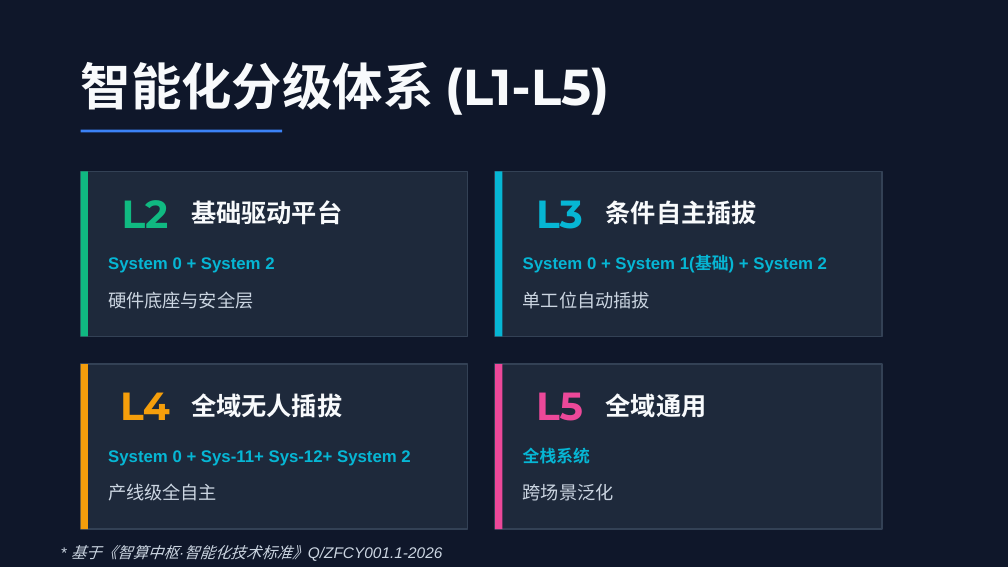
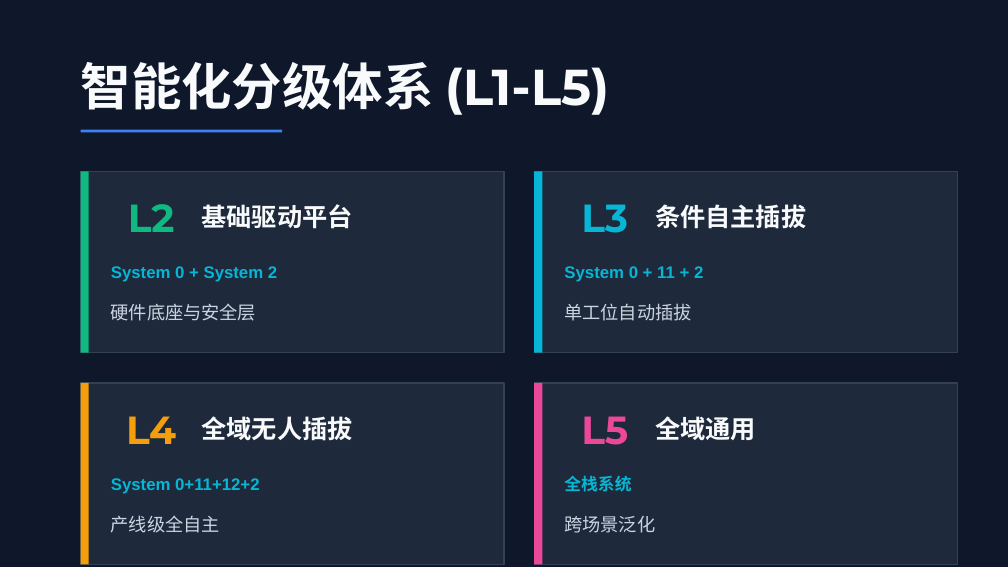
Before and after one commit to MikeBMW/lerobot-smolvla-lew, a slide deck: slide 3 of docs/Z-MAX管理层汇报.pptx (slide 2 before the commit). Drawn at 1008x567 pixels with LibreOffice and Linux fonts; fonts in the diff are those of the drawing. Boxes give left, top, right and bottom in pixels: in the first picture for what was removed or moved away, otherwise in the second. Text is boxed around its words. In the diff, an @@ line names an element or a change of style, - is before the commit and + after.

```diff
--- a/docs/Z-MAX管理层汇报.pptx
+++ b/docs/Z-MAX管理层汇报.pptx
@@ rectangle: place and size @@
-rectangle at (81, 171, 88, 337)
+rectangle at (81, 171, 89, 353)
@@ rectangle: place and size @@
-rectangle at (81, 171, 468, 337)
+rectangle at (81, 171, 504, 353)
@@ rectangle: place and size @@
-rectangle at (495, 171, 502, 337)
+rectangle at (534, 171, 542, 353)
@@ rectangle: place and size @@
-rectangle at (495, 171, 882, 337)
+rectangle at (534, 171, 958, 353)
@@ text "L2": place and size @@
-text "L2" at (122, 200, 169, 228)
+text "L2" at (128, 204, 175, 232)
@@ text "基础驱动平台": place and size @@
-text "基础驱动平台" at (191, 200, 342, 225)
+text "基础驱动平台" at (202, 204, 353, 229)
@@ text "L3": place and size @@
-text "L3" at (536, 200, 583, 229)
+text "L3" at (581, 204, 628, 233)
@@ text "条件自主插拔": place and size @@
-text "条件自主插拔" at (606, 200, 757, 225)
+text "条件自主插拔" at (655, 204, 806, 229)
@@ text "System 0 + System 2": place and size @@
-text "System 0 + System 2" at (108, 257, 274, 273)
+text "System 0 + System 2" at (111, 266, 277, 282)
@@ text at (564, 266, 703, 282): text changed @@
-System 0 + System 1(基础) + System 2
+System 0 + 11 + 2
@@ text "硬件底座与安全层": place and size @@
-text "硬件底座与安全层" at (108, 291, 253, 309)
+text "硬件底座与安全层" at (111, 303, 256, 321)
@@ text "单工位自动插拔": place and size @@
-text "单工位自动插拔" at (523, 291, 650, 309)
+text "单工位自动插拔" at (564, 303, 691, 321)
@@ rectangle: place and size @@
-rectangle at (81, 364, 88, 529)
+rectangle at (81, 383, 89, 564)
@@ rectangle: place and size @@
-rectangle at (81, 364, 468, 529)
+rectangle at (81, 383, 504, 564)
@@ rectangle: place and size @@
-rectangle at (495, 364, 502, 529)
+rectangle at (534, 383, 542, 564)
@@ rectangle: place and size @@
-rectangle at (495, 364, 882, 529)
+rectangle at (534, 383, 958, 564)
@@ text "L4": place and size @@
-text "L4" at (120, 392, 170, 420)
+text "L4" at (126, 416, 176, 444)
@@ text "全域无人插拔": place and size @@
-text "全域无人插拔" at (191, 393, 342, 418)
+text "全域无人插拔" at (202, 416, 353, 441)
@@ text "L5": place and size @@
-text "L5" at (536, 392, 583, 421)
+text "L5" at (581, 416, 628, 445)
@@ text "全域通用": place and size @@
-text "全域通用" at (606, 393, 707, 417)
+text "全域通用" at (655, 416, 756, 440)
@@ text at (111, 478, 259, 494): text changed @@
-System 0 + Sys-11+ Sys-12+ System 2
+System 0+11+12+2
@@ text "全栈系统": place and size @@
-text "全栈系统" at (523, 448, 590, 464)
+text "全栈系统" at (564, 476, 631, 492)
@@ text "产线级全自主": place and size @@
-text "产线级全自主" at (108, 483, 217, 501)
+text "产线级全自主" at (111, 515, 220, 533)
@@ text "跨场景泛化": place and size @@
-text "跨场景泛化" at (523, 484, 614, 501)
+text "跨场景泛化" at (564, 516, 655, 533)
@@ text removed at (71, 545, 443, 561) @@
-* 基于《智算中枢·智能化技术标准》Q/ZFCY001.1-2026
```
Also in this commit, not shown: 7 other slides changed, 1 slide added, 1 other file.
